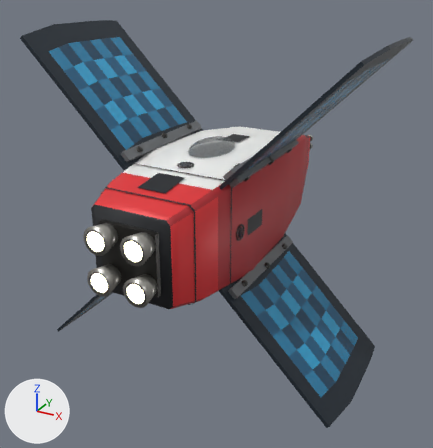
Before and after pictures for a commit that changed the glTF model ThoriumGap_JS/models/Ship_Crosspanel_2.glb.
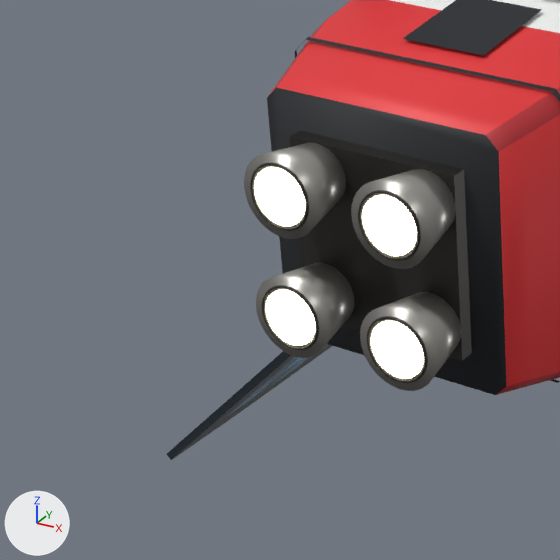
Each version is shown whole from a 50 mm lens placed at (4.73, -9.31, 3.86), pointed at (-0.19, -0.37, -0.61), then close up on the part from 0% to 44% of the width and 39% to 82% of the height. Every picture has the same lights, and +X, +Y and +Z are marked at lower left. The first two pictures are the older version. Where no turn or scale is listed for an object, it has been applied to the vertices.

The older version as bpy lines, for what is in view:
```python
ob_enginebell_lowerleft_taperedsquareclusternozzle = bpy.data.objects.new('EngineBell_LowerLeft_TaperedSquareClusterNozzle', me_enginebell_lowerleft_taperedsquareclusternozzle_mesh)
ob_enginebell_lowerleft_taperedsquareclusternozzle.location = (-0.316, -3.384, -0.323)
ob_engineemitter = bpy.data.objects.new('EngineEmitter', me_engineemitter)
ob_engineemitter.location = (0.0, 0.0, 0.0)
ob_hullaccesspanel_topaft = bpy.data.objects.new('HullAccessPanel_TopAft', me_hullaccesspanel_topaft_mesh)
ob_hullaccesspanel_topaft.location = (0.0, 0.0, 0.0)
# also in view: 'EngineBell_UpperRight_TaperedSquareClusterNozzle' at (0.32, -3.38, 0.32); 'SolarPanelWing_LowerLeftRidge_RectangularPhotovoltaicGrid' at (-1.78, -0.89, -1.78); 'Fuselage_SquareBody' at (0.0, -0.36, 0.0); 'EngineDeck_SquareAftManifold' at (0.0, -3.22, 0.0); 'EngineBell_UpperLeft_TaperedSquareClusterNozzle' at (-0.32, -3.38, 0.32)
```
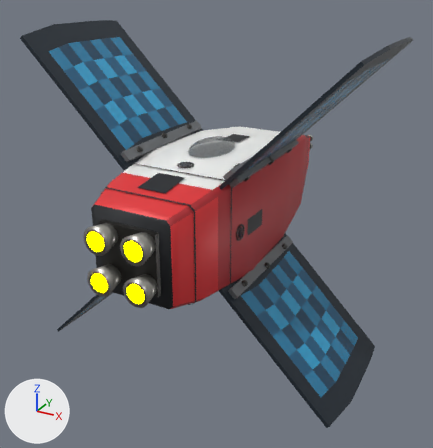
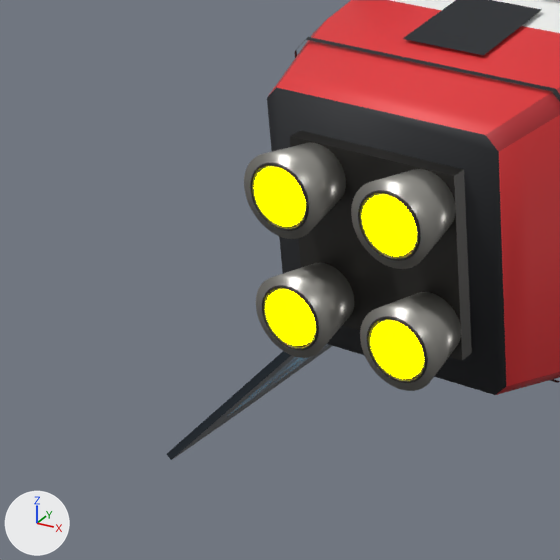
Boxes [x1, y1, x2, y2] around the edits, measured in the close-ups (560 x 560 px):
'EngineEmitter', recoloured (beige to yellow): [254, 167, 424, 379] in both

The change, as a list of edits to the scene's bpy script:
```text
Change mat_engineglow:
    mat_engineglow.emission_color: (0.62, 0.57, 0.4) -> (1.0, 1.0, 0.0)  # beige #cec7aa -> yellow #ffff00
```
